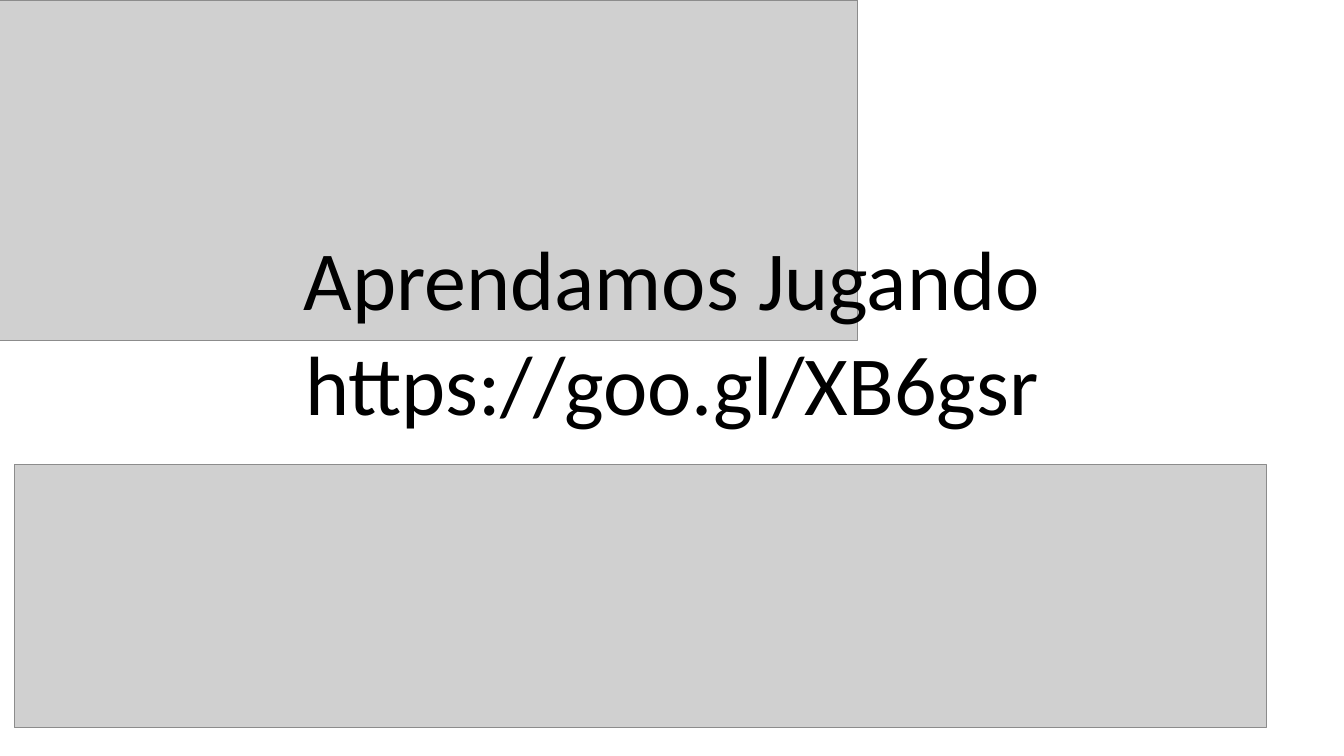
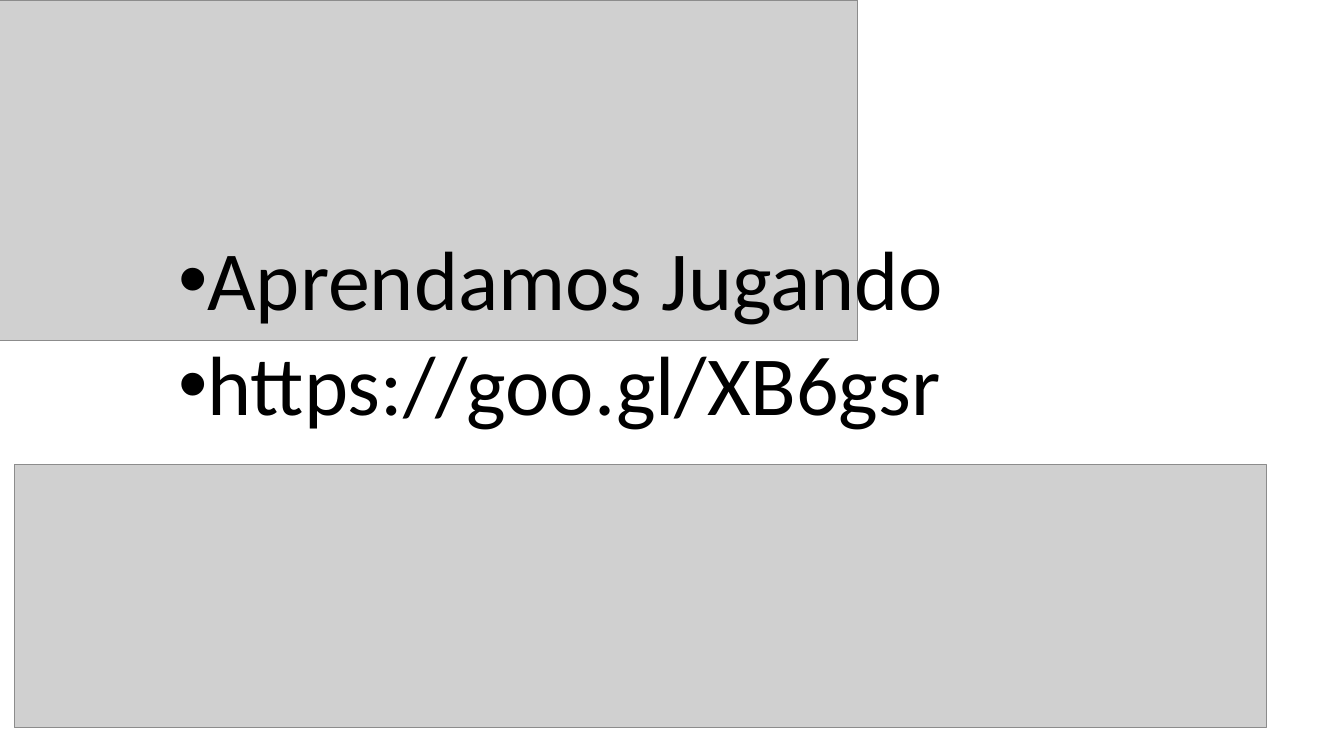
Before and after one commit to ComunidadAutomatizacionPruebas/IntruduccionAutomatizacion, a slide deck: slide 19 of Documentacion/Sesion 1_Selenium_WebDriver.pptx (slide 18 before the commit). Drawn at 1344x756 pixels with LibreOffice and Linux fonts; fonts in the diff are those of the drawing; grey boxes stand for pictures. Boxes give left, top, right and bottom in pixels: in the first picture for what was removed or moved away, otherwise in the second. Text is boxed around its words. In the diff, an @@ line names an element or a change of style, - is before the commit and + after.

```diff
--- a/Documentacion/Sesion 1_Selenium_WebDriver.pptx
+++ b/Documentacion/Sesion 1_Selenium_WebDriver.pptx
@@ text "Aprendamos Jugando" at (207, 241, 944, 430): alignment centre to left; bullet none to • @@
```
Also in this commit, not shown: 1 slide added.
